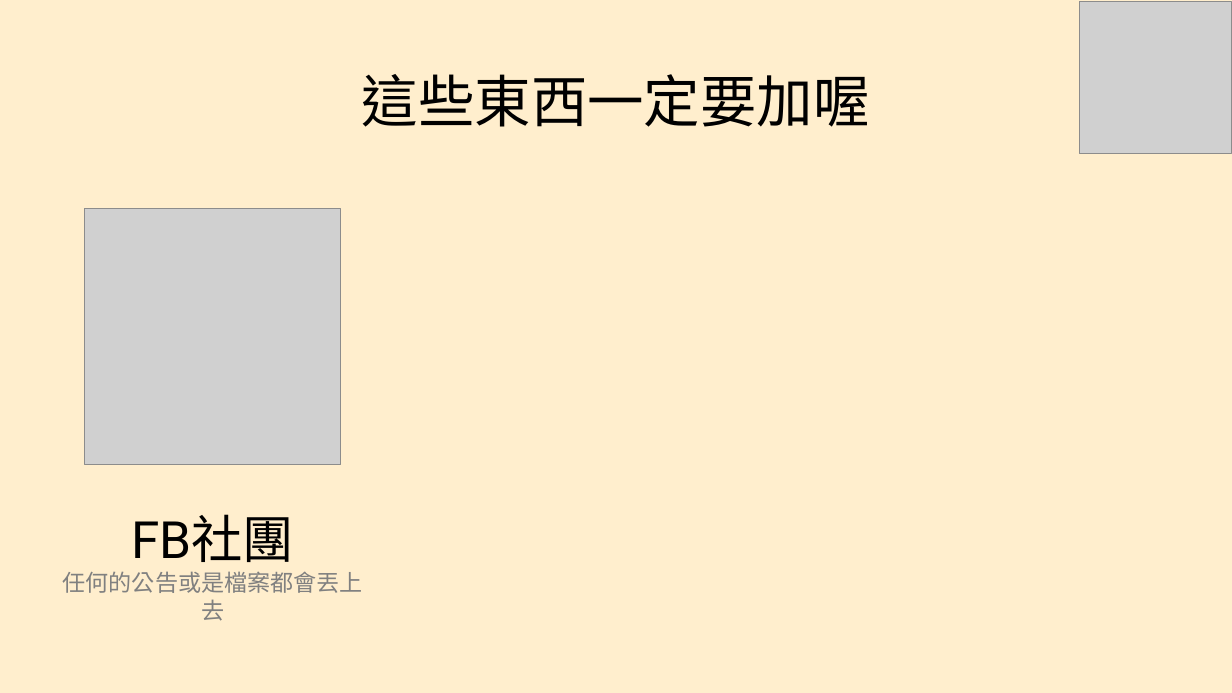
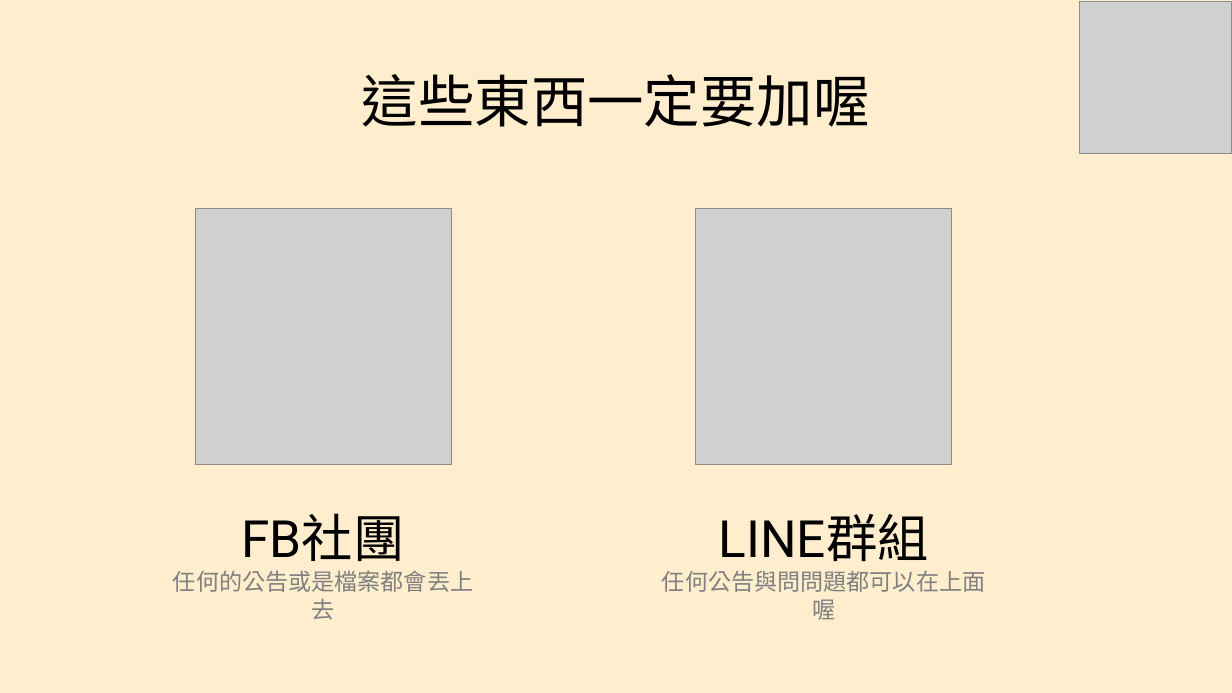
Before and after one commit to ckeisc40th/ckeisc40, a slide deck: slide 13 of document/CKEISC40th第一次大社課_電研介紹.pptx (slide 12 before the commit). Drawn at 1232x693 pixels with LibreOffice and Linux fonts; fonts in the diff are those of the drawing; grey boxes stand for pictures. Boxes give left, top, right and bottom in pixels: in the first picture for what was removed or moved away, otherwise in the second. Text is boxed around its words. In the diff, an @@ line names an element or a change of style, - is before the commit and + after.

```diff
--- a/document/CKEISC40th第一次大社課_電研介紹.pptx
+++ b/document/CKEISC40th第一次大社課_電研介紹.pptx
@@ picture: place and size @@
-picture at bbox=[85, 209, 341, 465]
+picture at bbox=[195, 209, 451, 465]
@@ picture added at bbox=[696, 209, 952, 465] @@
@@ text "FB社團": place and size @@
-text "FB社團" at bbox=[63, 514, 363, 593]
+text "FB社團" at bbox=[173, 513, 473, 592]
@@ text added at bbox=[662, 514, 985, 592], 18 pt, text #808080 @@
+LINE群組
+任何公告與問問題都可以在上面喔
```
Also in this commit, not shown: 2 slides added, 1 other file.
